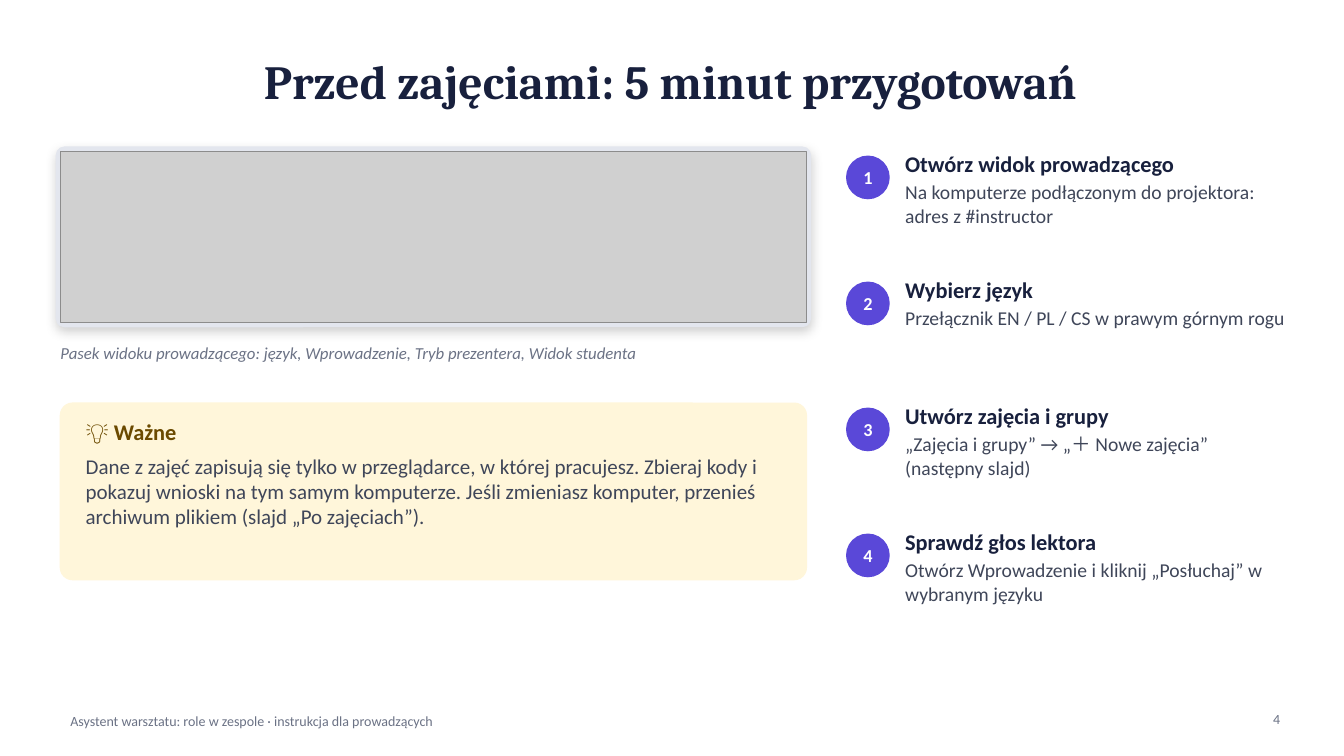
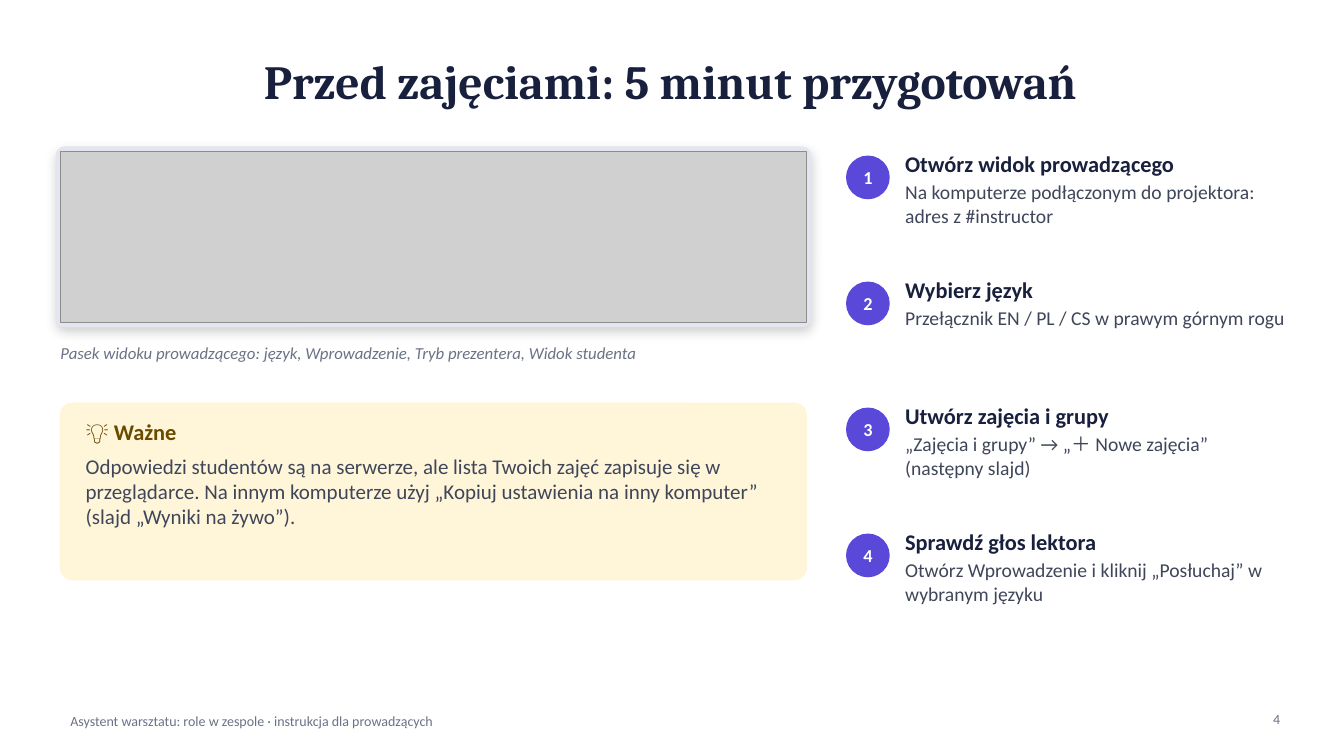
Before and after one commit to lwawrzynek/team-roles-workshop, a slide deck: slide 4 of Instrukcja-dla-prowadzacych.pptx. Drawn at 1344x756 pixels with LibreOffice and Linux fonts; fonts in the diff are those of the drawing; grey boxes stand for pictures. Boxes give left, top, right and bottom in pixels: in the first picture for what was removed or moved away, otherwise in the second. Text is boxed around its words. In the diff, an @@ line names an element or a change of style, - is before the commit and + after.

```diff
--- a/Instrukcja-dla-prowadzacych.pptx
+++ b/Instrukcja-dla-prowadzacych.pptx
@@ text at (86,459,758,528): text changed @@
-Dane z zajęć zapisują się tylko w przeglądarce, w której pracujesz. Zbieraj kody i pokazuj wnioski na tym samym komputerze. Jeśli zmieniasz komputer, przenieś archiwum plikiem (slajd „Po zajęciach”).
+Odpowiedzi studentów są na serwerze, ale lista Twoich zajęć zapisuje się w przeglądarce. Na innym komputerze użyj „Kopiuj ustawienia na inny komputer” (slajd „Wyniki na żywo”).
```
Also in this commit, not shown: 11 other slides changed, 1 slide added.
